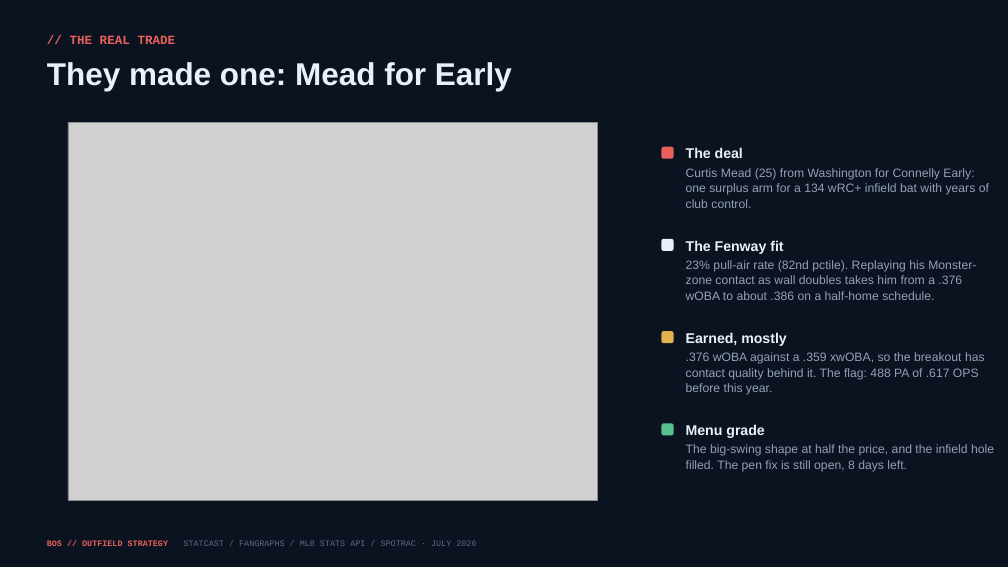
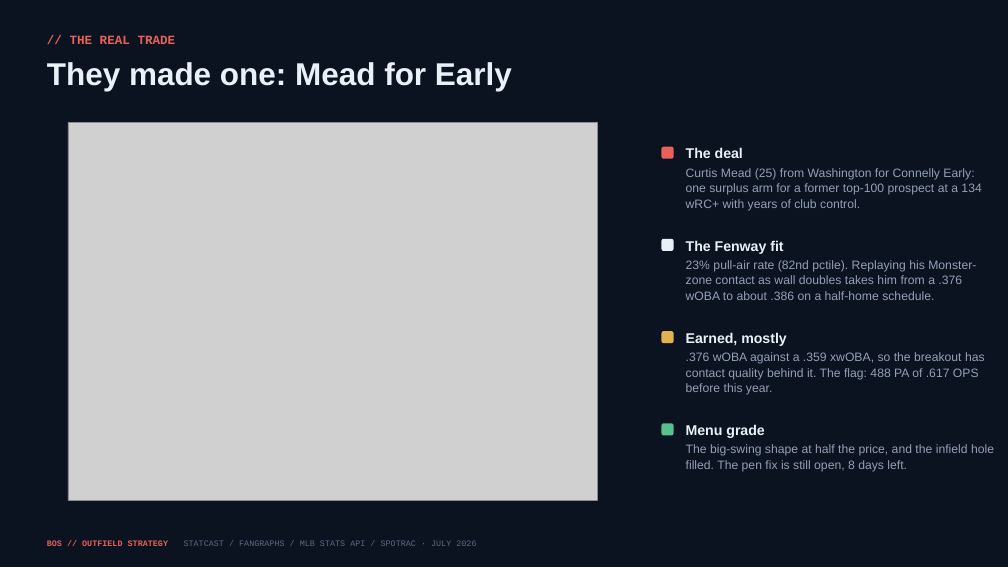
Before and after one commit to justinloo12/jarren-duran-outlier-analysis, a slide deck: slide 15 of outputs/Red_Sox_Trade_Deadline.pptx. Drawn at 1008x567 pixels with LibreOffice and Linux fonts; fonts in the diff are those of the drawing; grey boxes stand for pictures. Boxes give left, top, right and bottom in pixels: in the first picture for what was removed or moved away, otherwise in the second. Text is boxed around its words. In the diff, an @@ line names an element or a change of style, - is before the commit and + after.

```diff
--- a/outputs/Red_Sox_Trade_Deadline.pptx
+++ b/outputs/Red_Sox_Trade_Deadline.pptx
@@ text at (x1=686, y1=168, x2=981, y2=211): text changed @@
-Curtis Mead (25) from Washington for Connelly Early: one surplus arm for a 134 wRC+ infield bat with years of club control.
+Curtis Mead (25) from Washington for Connelly Early: one surplus arm for a former top-100 prospect at a 134 wRC+ with years of club control.
```
Also in this commit, not shown: 1 other slide changed, 6 other files.
